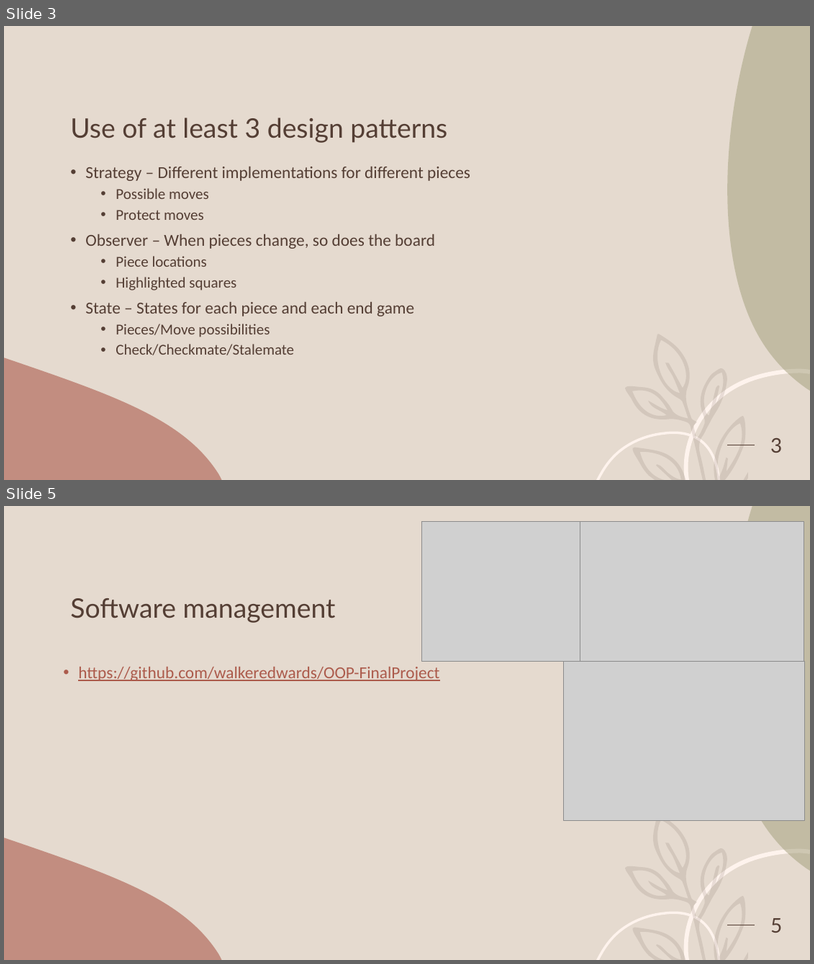
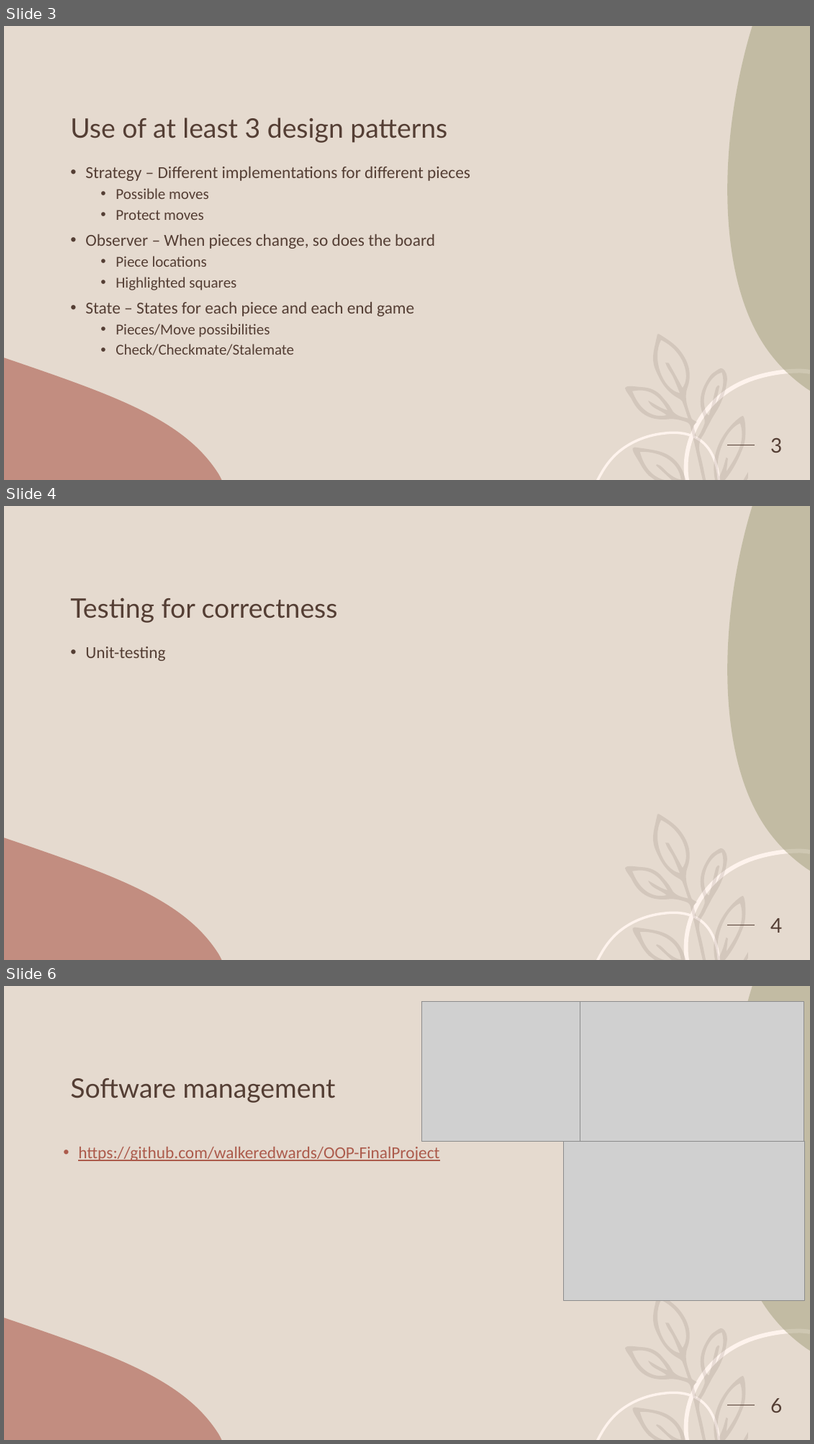
Before and after one commit to walkeredwards/OOP-FinalProject, a slide deck: The Game of Chess.pptx. Shown one above the other, each under a label of ours: slides 3 and 5 before the commit, slides 3, 4 and 6 after it; the slides between them are not shown. The pictures are 814x964 and 814x1444 pixels, drawn with LibreOffice and Linux fonts; fonts in the diff are those of the drawing; grey boxes stand for pictures. Boxes give left, top, right and bottom in pixels: in the first picture for what was removed or moved away, otherwise in the second. Text is boxed around its words. In the diff, an @@ line names an element or a change of style, - is before the commit and + after.

```diff
--- a/The Game of Chess.pptx
+++ b/The Game of Chess.pptx
@@ slide 4 added at (4,506,810,960), background #E5DACF; not listed: 6 template elements that a slide beside it also shows @@
@@ title added at (70,597,338,623), 32 pt, text #543E34 @@
+Testing for correctness
@@ text added at (85,646,165,661), 20 pt, text #543E34 @@
+• Unit-testing
@@ page number added at (771,918,782,932), 24 pt, text #543E34 @@
+4
@@ what was slide 5 is now slide 6 @@
@@ page number at (771,1398,782,1412): text changed @@
-5
+6
```
Also in this commit, not shown: 1 slide changed, 6 other files.
